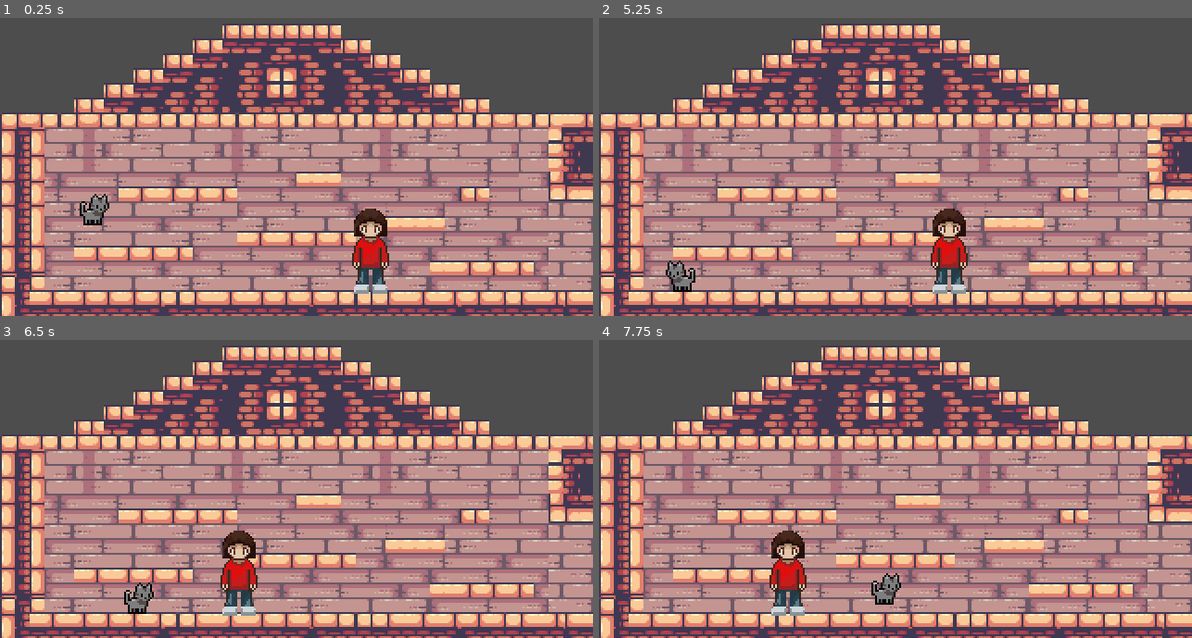
Above: before the commit, frames 1-4 (two rows, left to right).
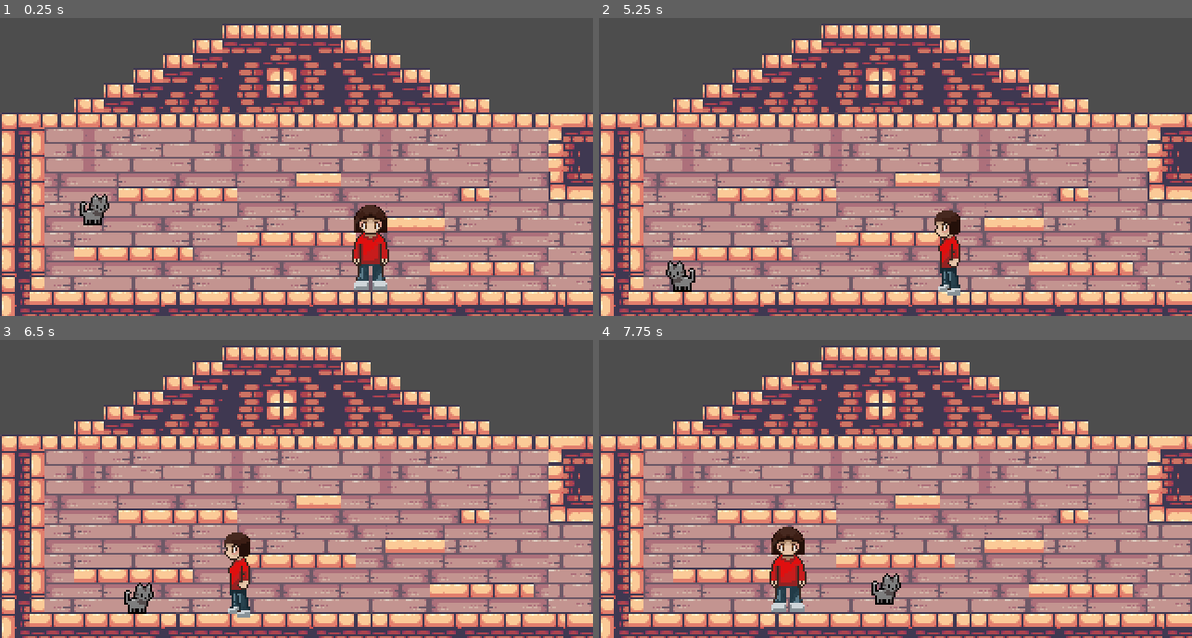
Above: after the commit, the same moments.

Repository: Zeki93/NGJ2026_NothingDoCat
Game: Godot game, scene res://main.tscn
Two runs of this game, one before a commit and one after it. Both use one fixed random seed, a clock stepped at 60 frames per second and the inputs below.
Inputs:
- Up to frame 1 (0.25 s): no input
- Up to frame 2 (5.25 s): hold D (right) 0.53-1.28 s; tap W (jump) at 0.77, 1.52, 3.02, 3.77, 4.52 s; hold A (left) 1.28-2.03 s; hold D (right) 2.03-3.53 s; hold A (left) from 3.53 s (still down)
- Up to frame 3 (6.5 s): release A (left) at 5.78 s; hold D (right) from 5.78 s (still down); tap W (jump) at 6.02 s
- Up to frame 4 (7.75 s): keep holding D (right); tap W (jump) at 6.77, 7.52 s

The runs differ from the first frame. In frame 1, 0.8% of the frame differs, in the area x 59-66%, y 62-93%; in frame 2, 1.1%, in the area x 55-63%, y 63-94%; in frame 3, 1.1%; in frame 4, 0.8%.

Commit message:
Human Movement with sprite flip

Diff:
--- a/ngj-2026-nothing-do-cat/Components/HumanController.gd
+++ b/ngj-2026-nothing-do-cat/Components/HumanController.gd
@@ -1,17 +1,23 @@
 extends Node2D
 
 @onready var characterBody = $CharacterBody2D
+@onready var animated_sprite = $CharacterBody2D/AnimatedSprite2D
 
 enum states
 {
-	IDLE,
-	MOVING,
+	IDLE = 0,
+	MOVING = 1,
+	WORKING = 2,
 }
 var state : states
 
 @export var speed = 1.5
 @export var offset = 2;
 @export var idleTime = 5;
+
+@export var startPosition = 200
+@export var standingHeight = 144
+@export var walkingHeight = 146;
 
 var targetPosition: int;
 var placeholderTargets = []
@@ -23,6 +29,11 @@
 	placeholderTargets.push_front(400)
 	placeholderTargets.push_front(100)
 	state = states.IDLE;
+	print(str(states.IDLE))
+	animated_sprite.animation = "IDLE"
+	characterBody.global_position.x = startPosition;
+	characterBody.global_position.y = standingHeight;
+	Globals.humanPosition = characterBody.global_position
 
 func _process(delta: float) -> void:
 	stateTime += delta;
@@ -32,7 +43,8 @@
 			if(stateTime > idleTime):
 				stateTime = 0;
 				state = states.MOVING;
-				print("MOVING")
+				animated_sprite.animation = "MOVING";
+				characterBody.global_position.y = walkingHeight;
 
 				#PLACEHOLDER LOGIC
 				if(targetPosition != null && targetPosition != 0):
@@ -46,17 +58,20 @@
 			if(abs(distanceFromTarget) < offset):
 				stateTime = 0;
 				state = states.IDLE;
+				animated_sprite.animation = "IDLE"
+				characterBody.global_position.y = standingHeight;
 				print("IDLE")
 				characterBody.velocity.x = 0;
 			else:
 				if(targetPosition > Globals.humanPosition.x):
 					#Moving Right
-					#animated_sprite.flip_h = false
+					animated_sprite.flip_h = true
 					characterBody.velocity.x = Globals.tileSize.x * speed;
 					pass
 				else:
 					#Moving Left
 					characterBody.velocity.x = -Globals.tileSize.x * speed;
+					animated_sprite.flip_h = false
 				pass
 			pass
 		pass
--- a/ngj-2026-nothing-do-cat/Components/human.tscn
+++ b/ngj-2026-nothing-do-cat/Components/human.tscn
@@ -2,6 +2,8 @@
 
 [ext_resource type="Texture2D" uid="uid://cqknjtnjgt2x7" path="res://Assets/Arzie Sprite/Arzie front.png" id="1_3cmav"]
 [ext_resource type="Script" uid="uid://d3u70v5kkhn5v" path="res://Components/HumanController.gd" id="1_e02jr"]
+[ext_resource type="Texture2D" uid="uid://cs2np8qglbnqp" path="res://Assets/Arzie Sprite/Arzie side.png" id="3_hra02"]
+[ext_resource type="Texture2D" uid="uid://c8bixaiwy54hi" path="res://Assets/Arzie Sprite/Arzie Back.png" id="4_kqkbu"]
 
 [sub_resource type="RectangleShape2D" id="RectangleShape2D_h2yge"]
 
@@ -12,7 +14,23 @@
 "texture": ExtResource("1_3cmav")
 }],
 "loop": true,
-"name": &"default",
+"name": &"IDLE",
+"speed": 5.0
+}, {
+"frames": [{
+"duration": 1.0,
+"texture": ExtResource("3_hra02")
+}],
+"loop": true,
+"name": &"MOVING",
+"speed": 5.0
+}, {
+"frames": [{
+"duration": 1.0,
+"texture": ExtResource("4_kqkbu")
+}],
+"loop": true,
+"name": &"WORKING",
 "speed": 5.0
 }]
 
@@ -27,3 +45,4 @@
 
 [node name="AnimatedSprite2D" type="AnimatedSprite2D" parent="CharacterBody2D" unique_id=1254766474]
 sprite_frames = SubResource("SpriteFrames_lquwl")
+animation = &"WORKING"
--- a/ngj-2026-nothing-do-cat/main.tscn
+++ b/ngj-2026-nothing-do-cat/main.tscn
@@ -1917,4 +1917,4 @@
 script = ExtResource("3_h2yge")
 
 [node name="Human" parent="." unique_id=657312625 instance=ExtResource("4_1bvp3")]
-position = Vector2(200, 146)
+position = Vector2(200, 144)
